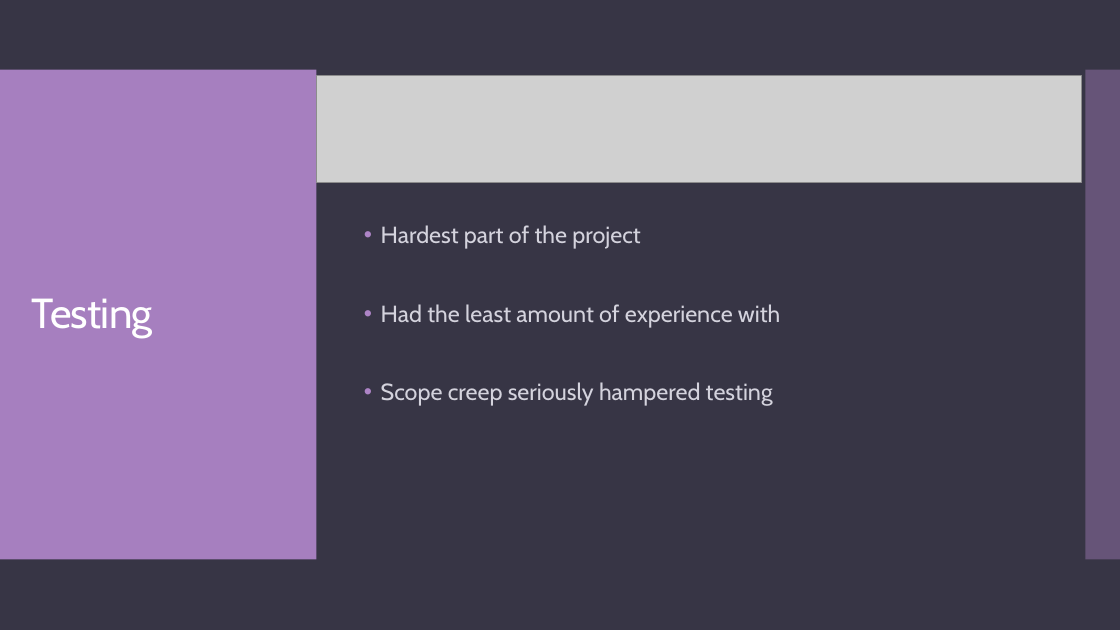
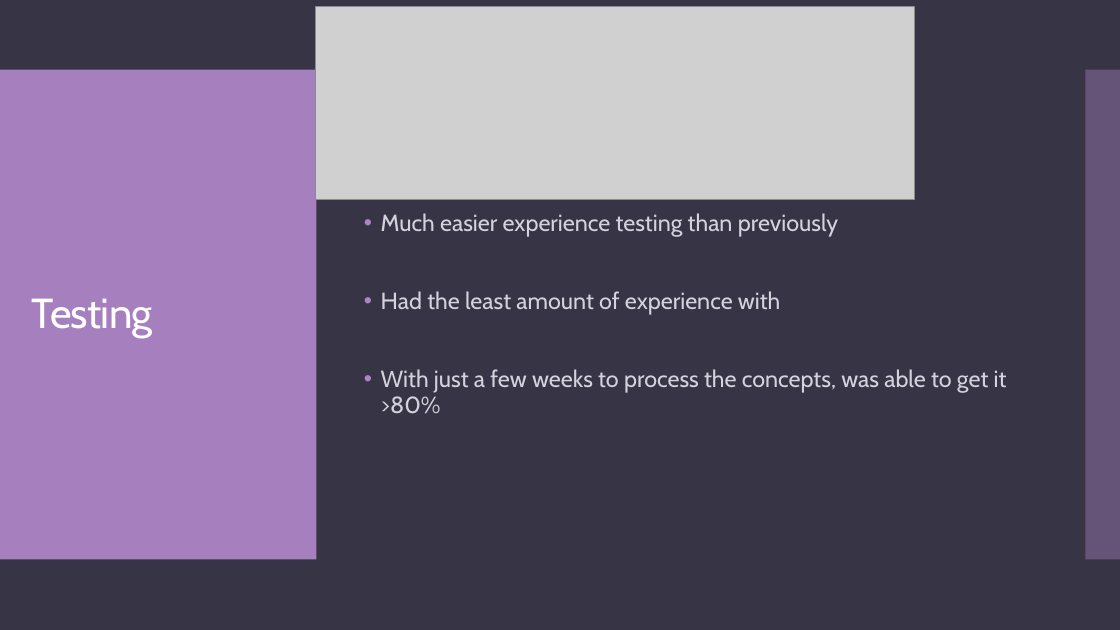
Before and after one commit to STGoodlandWork/QA-TDL-SG, a slide deck: slide 6 of Documentation/qa-tdl-presentation.pptx. Drawn at 1120x630 pixels with LibreOffice and Linux fonts; fonts in the diff are those of the drawing; grey boxes stand for pictures. Boxes give left, top, right and bottom in pixels: in the first picture for what was removed or moved away, otherwise in the second. Text is boxed around its words. In the diff, an @@ line names an element or a change of style, - is before the commit and + after.

```diff
--- a/Documentation/qa-tdl-presentation.pptx
+++ b/Documentation/qa-tdl-presentation.pptx
@@ picture added at (x1=316, y1=7, x2=915, y2=199) @@
@@ picture removed at (x1=317, y1=76, x2=1081, y2=182) @@
@@ text at (x1=381, y1=213, x2=838, y2=237): text changed @@
-• Hardest part of the project
+• Much easier experience testing than previously
@@ text at (x1=381, y1=369, x2=1007, y2=414): text changed @@
-• Scope creep seriously hampered testing
+• With just a few weeks to process the concepts, was able to get it >80%
```
Also in this commit, not shown: 12 other slides changed, 1 slide added, 1 slide removed.
